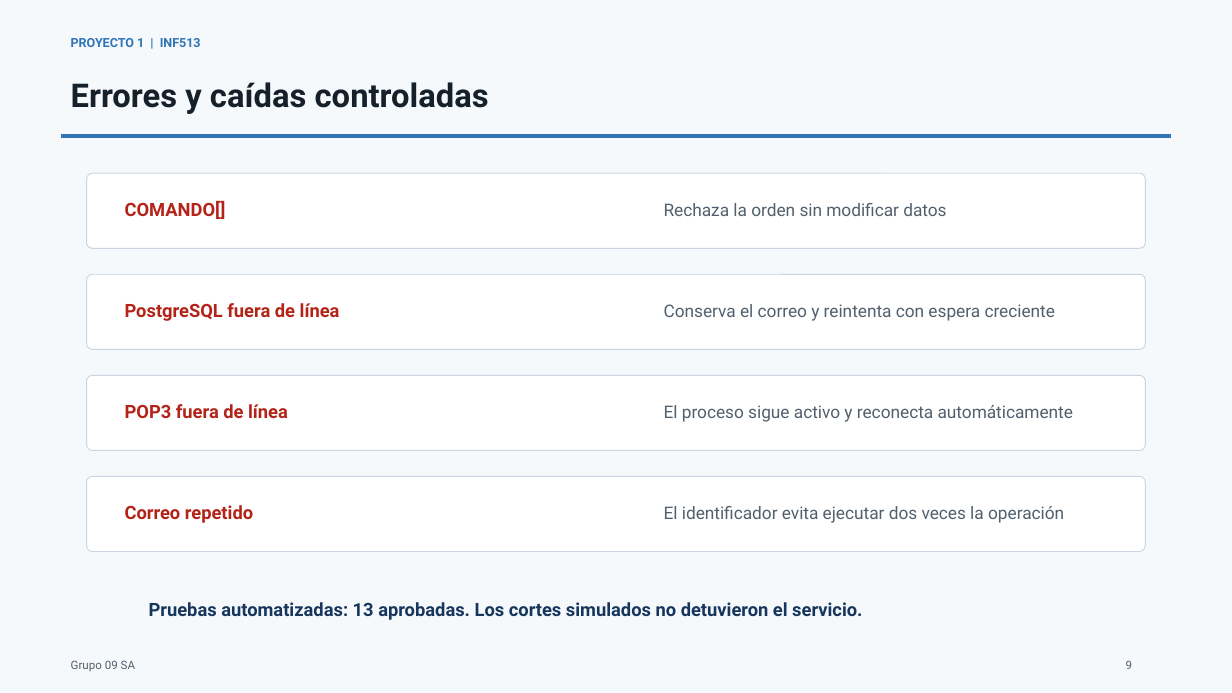
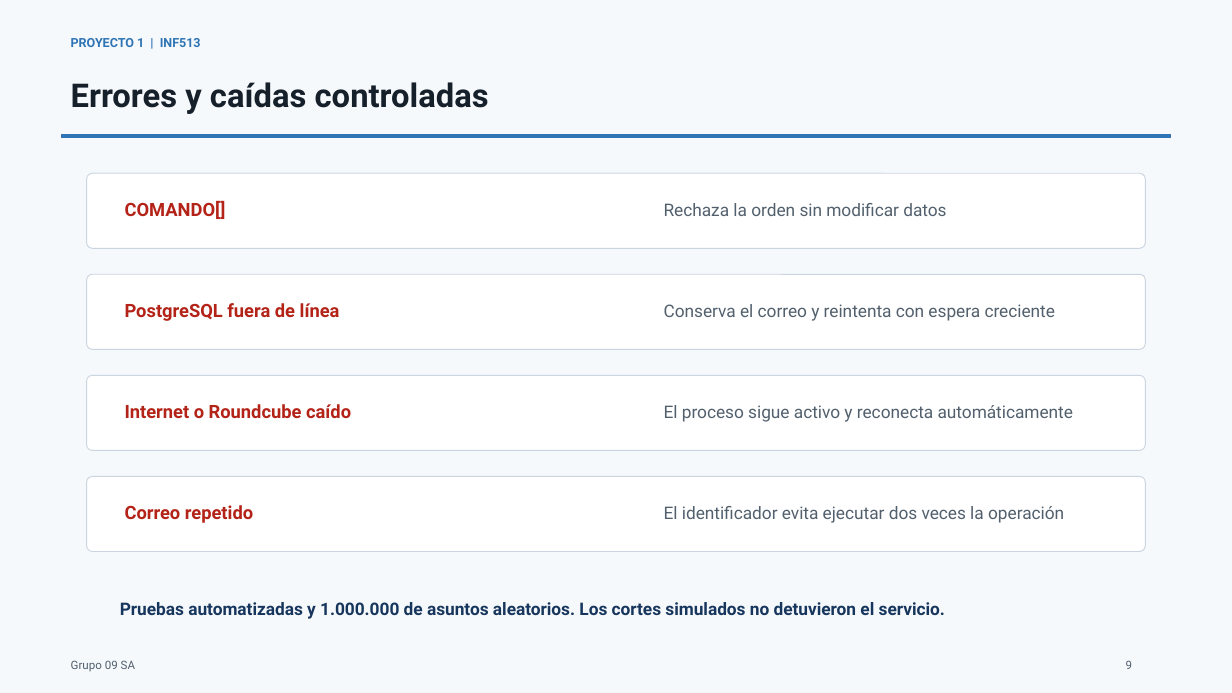
Before and after one commit to BrayanJoelRamosVargas1/inf513-proyecto1, a slide deck: slide 9 of entrega/Presentacion_INF513_P1_Grupo09SA.pptx. Drawn at 1232x693 pixels with LibreOffice and Linux fonts; fonts in the diff are those of the drawing. Boxes give left, top, right and bottom in pixels: in the first picture for what was removed or moved away, otherwise in the second. Text is boxed around its words. In the diff, an @@ line names an element or a change of style, - is before the commit and + after.

Commit message:
Endurecer transporte HTTPS y pruebas de resiliencia

```diff
--- a/entrega/Presentacion_INF513_P1_Grupo09SA.pptx
+++ b/entrega/Presentacion_INF513_P1_Grupo09SA.pptx
@@ text at box(125, 404, 351, 418): text changed @@
-POP3 fuera de línea
+Internet o Roundcube caído
@@ text at box(120, 602, 945, 619): text changed; size 14.2 to 13.5 pt @@
-Pruebas automatizadas: 13 aprobadas. Los cortes simulados no detuvieron el servicio.
+Pruebas automatizadas y 1.000.000 de asuntos aleatorios. Los cortes simulados no detuvieron el servicio.
```
Also in this commit, not shown: 2 other slides changed, 15 other files.
